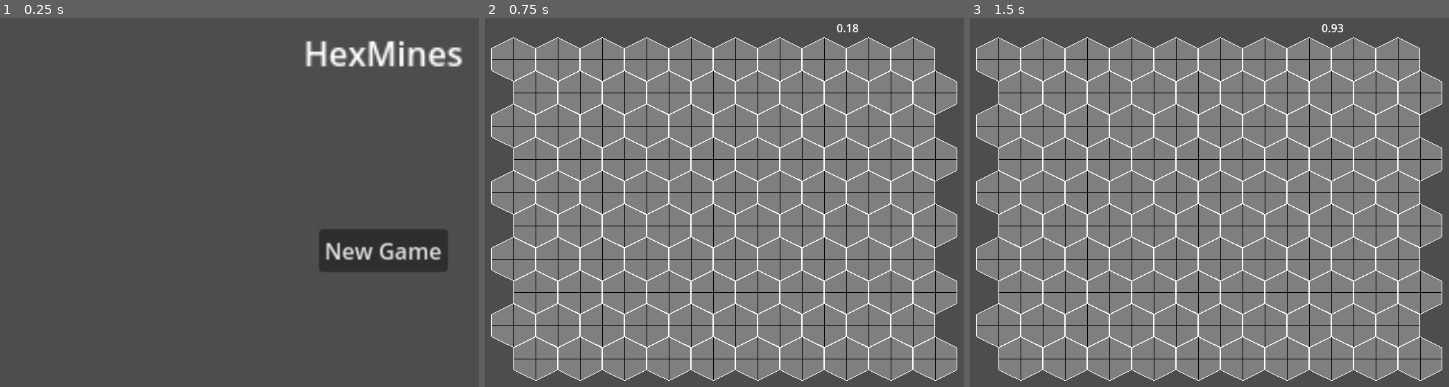
Above: before the commit, frames 1-3 (left to right).
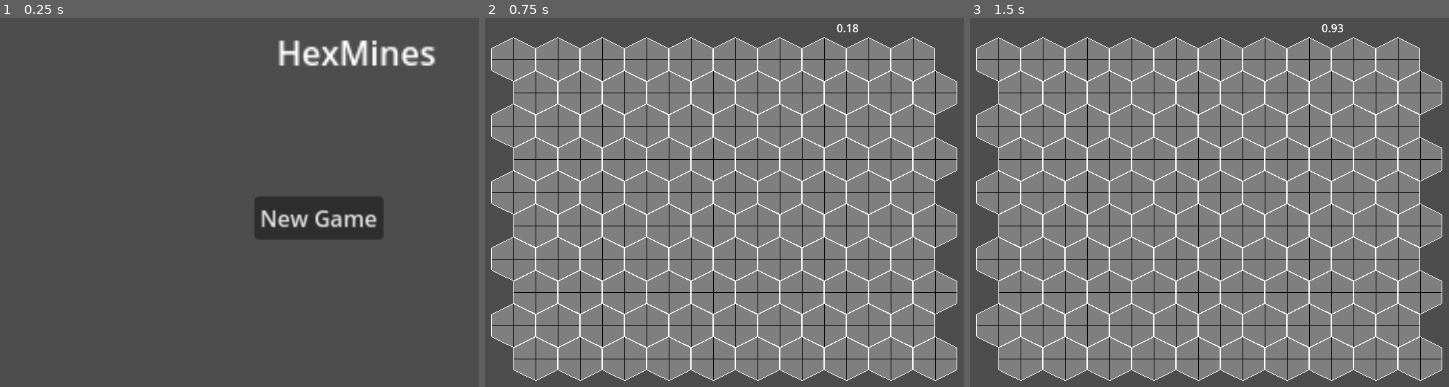
Above: after the commit, the same moments.

Repository: pmdwyer/hexmines
Game: Godot game, scene res://scene_manager.tscn
The game is run twice, just before and just after one commit, with the same random seed, the same clock (stepped at 60 frames per second) and the same inputs. Before the commit the project starts from res://main_menu.tscn.
Inputs (mouse positions are in pixels of both pictures, inside the frame that each line leads up to):
- Up to frame 1 (0.25 s): no input
- Up to frame 2 (0.75 s): click "New Game" at 0.5 s
- Up to frame 3 (1.5 s): tap Enter at 1.25 s; move the mouse to (outside the picture) at 1.27 s; click (outside the picture) at 1.42 s

The runs differ from the first frame. In frame 1, 6.6% of the frame differs, in the area x 53-97%, y 5-69%; in frame 2, nothing differs; in frame 3, nothing differs.

Commit message:
Add scene manager and score screen

Diff:
--- a/game.gd
+++ b/game.gd
@@ -3,7 +3,8 @@
 
 var grid_scene: PackedScene = preload("res://grid/grid.tscn")
 var _grid
-var _total_time: float = 0.0
+var total_time: float = 0.0
+var won = false
 
 
 signal game_over
@@ -15,22 +16,20 @@
 
 
 func _process(delta):
-	_total_time += delta
-	%TimeLabel.text = "%.2f" % _total_time
+	total_time += delta
+	%TimeLabel.text = "%.2f" % total_time
 	if _grid.game_over():
-		var completed_time = ""
-		if _grid.hit_mine:
-			completed_time = "Lost game in:\t%.2f\n" % _total_time
-		else:
-			completed_time = "Won game in:\t%.2f\n" % _total_time
-		%CompletedTimesList.append_text(completed_time)
+		if not _grid.hit_mine:
+			won = true
+		var scores = get_node("/root/Scores")
+		scores.all_scores.append([won, total_time])
 		remove_child(_grid)
 		_grid.queue_free()
 		game_over.emit()
 
 
 func _create_grid():
-	_total_time = 0.0
+	total_time = 0.0
 	_grid = grid_scene.instantiate()
 	_grid.width = 20
 	_grid.height = 5
--- a/game.tscn
+++ b/game.tscn
@@ -13,10 +13,3 @@
 offset_bottom = 32.0
 text = "110000.00"
 metadata/_edit_group_ = true
-
-[node name="CompletedTimesList" type="RichTextLabel" parent="."]
-unique_name_in_owner = true
-offset_left = 760.0
-offset_top = 123.0
-offset_right = 1153.0
-offset_bottom = 646.0
--- a/main_menu.gd
+++ b/main_menu.gd
@@ -1,22 +1,22 @@
 extends Control
 
 
-@export var game_scene: PackedScene = preload("res://game.tscn")
+signal start_game
 
 
-var _game
+func _ready():
+	var viewport_rect = get_viewport_rect()
+	var lsz = $Label.size
+	var lp = Vector2(viewport_rect.size.x * .5, viewport_rect.size.y * .1)
+	lp.x -= (lsz.x * 2)
+	lp.y -= (lsz.y * 2)
+	$Label.set_position(lp)
+	var bp = Vector2(viewport_rect.size.x * .5, viewport_rect.size.y * .5)
+	var bsz = $Button.size
+	bp.x -= (bsz.x * 2)
+	bp.y -= (bsz.y * 2)
+	$Button.set_position(bp)
 
 
 func _on_button_pressed():
-	_game = game_scene.instantiate()
-	_game.connect("game_over", _clean_up_game)
-	add_child(_game)
-	$Label.hide()
-	$Button.hide()
-
-
-func _clean_up_game():
-	remove_child(_game)
-	_game.queue_free()
-	$Label.show()
-	$Button.show()
+	start_game.emit()
--- a/project.godot
+++ b/project.godot
@@ -11,9 +11,21 @@
 [application]
 
 config/name="hexmines"
-run/main_scene="res://main_menu.tscn"
+run/main_scene="res://scene_manager.tscn"
 config/features=PackedStringArray("4.2", "GL Compatibility")
 config/icon="res://icon.svg"
+
+[autoload]
+
+Scores="*res://scores.gd"
+
+[input]
+
+ui_back={
+"deadzone": 0.5,
+"events": [Object(InputEventKey,"resource_local_to_scene":false,"resource_name":"","device":0,"window_id":0,"alt_pressed":false,"shift_pressed":false,"ctrl_pressed":false,"meta_pressed":false,"pressed":false,"keycode":0,"physical_keycode":4194305,"key_label":0,"unicode":0,"echo":false,"script":null)
+]
+}
 
 [rendering]
 
--- /dev/null
+++ b/scene_manager.gd
@@ -0,0 +1,46 @@
+extends Node2D
+
+@export var main_menu_scene: PackedScene = preload("res://main_menu.tscn")
+@export var game_scene: PackedScene = preload("res://game.tscn")
+@export var score_scene: PackedScene = preload("res://score_screen.tscn")
+
+var _menu
+var _game
+var _score
+
+
+func _ready():
+	_main_menu()
+
+
+func _start_game():
+	_game = game_scene.instantiate()
+	_game.connect("game_over", _game_over)
+	remove_child(_menu)
+	_menu.queue_free()
+	add_child(_game)
+
+
+func _main_menu():
+	_menu = main_menu_scene.instantiate()
+	get_viewport_transform()
+	_menu.connect("start_game", _start_game)
+	add_child(_menu)
+
+
+func _game_over():
+	remove_child(_game)
+	_game.queue_free()
+	_score_screen()
+
+
+func _score_screen():
+	_score = score_scene.instantiate()
+	_score.connect("score_over", _restart)
+	add_child(_score)
+
+
+func _restart():
+	remove_child(_score)
+	_score.queue_free()
+	_main_menu()
--- /dev/null
+++ b/scene_manager.tscn
@@ -0,0 +1,6 @@
+[gd_scene load_steps=2 format=3 uid="uid://bsm575ryemaos"]
+
+[ext_resource type="Script" path="res://scene_manager.gd" id="1_aja5m"]
+
+[node name="SceneManager" type="Node2D"]
+script = ExtResource("1_aja5m")
--- /dev/null
+++ b/score_screen.gd
@@ -0,0 +1,24 @@
+extends Control
+
+
+signal score_over
+
+
+func _ready():
+	var scores = get_node("/root/Scores")
+	for s in scores.all_scores:
+		var t = ""
+		if s[0]:
+			t = "Won game in \t%.2f\n" % s[1]
+		else:
+			t = "Lost game in \t%.2f\n" % s[1]
+		$RichTextLabel.add_text(t)
+
+
+func _process(delta):
+	if Input.is_action_pressed("ui_back"):
+		score_over.emit()
+
+
+func _on_button_pressed():
+	score_over.emit() # Replace with function body.
--- /dev/null
+++ b/score_screen.tscn
@@ -0,0 +1,29 @@
+[gd_scene load_steps=2 format=3 uid="uid://b5rd5ix5cssqh"]
+
+[ext_resource type="Script" path="res://score_screen.gd" id="1_rqf4b"]
+
+[node name="Control" type="Control"]
+layout_mode = 3
+anchors_preset = 15
+anchor_right = 1.0
+anchor_bottom = 1.0
+grow_horizontal = 2
+grow_vertical = 2
+script = ExtResource("1_rqf4b")
+
+[node name="RichTextLabel" type="RichTextLabel" parent="."]
+layout_mode = 0
+offset_right = 640.0
+offset_bottom = 642.0
+fit_content = true
+autowrap_mode = 0
+
+[node name="Button" type="Button" parent="."]
+layout_mode = 0
+offset_left = 929.0
+offset_top = 534.0
+offset_right = 976.0
+offset_bottom = 565.0
+text = "Back"
+
+[connection signal="pressed" from="Button" to="." method="_on_button_pressed"]
--- /dev/null
+++ b/scores.gd
@@ -0,0 +1,3 @@
+extends Node
+
+@export var all_scores = []
